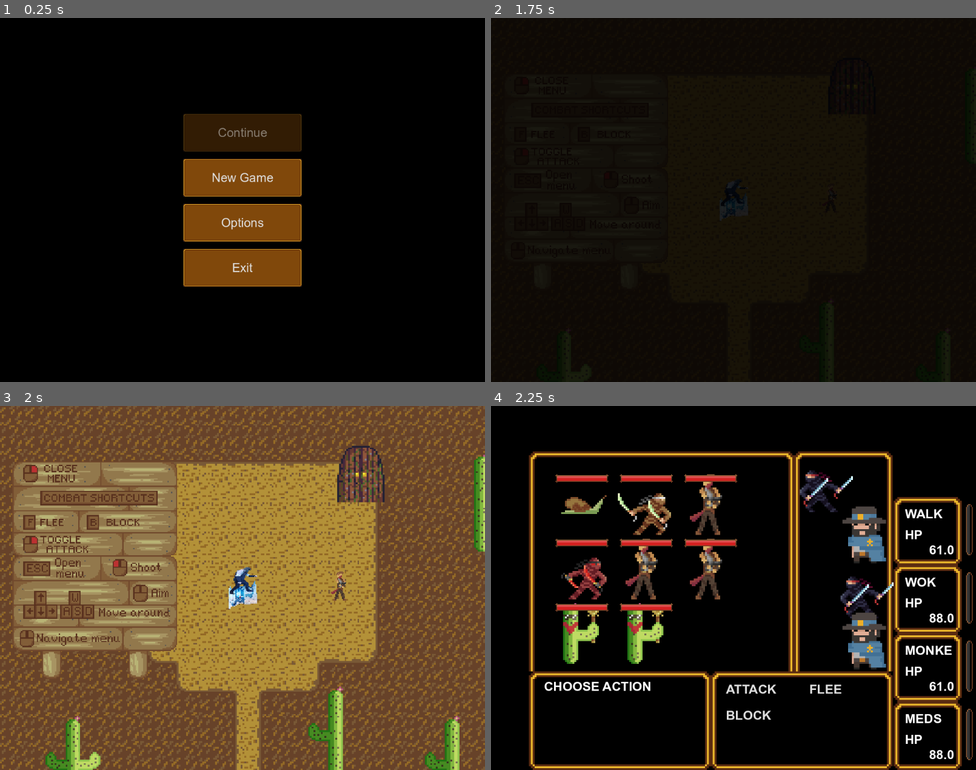
Above: before the commit, frames 1-4 (two rows, left to right).
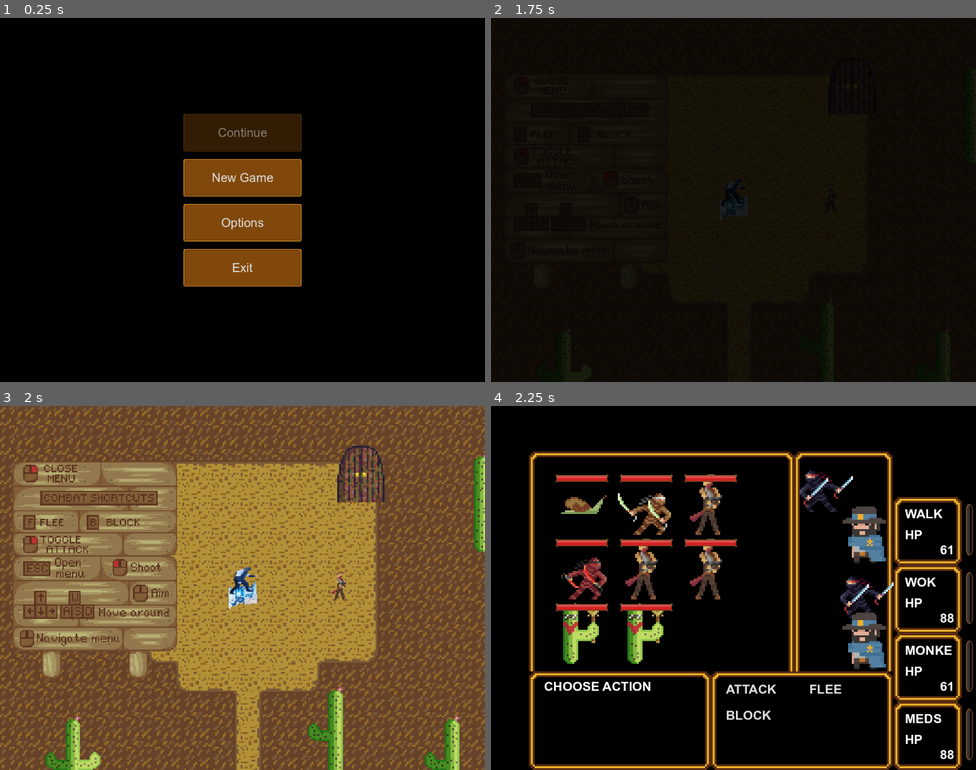
Above: after the commit, the same moments.

Repository: MichalKrzyzanowski/west-life-fantasy-godot-port
Game: Godot game, scene res://ui/main_menu/main_menu.tscn
Two runs of this game, one before a commit and one after it. Both use one fixed random seed, a clock stepped at 60 frames per second and the inputs below.
Inputs (mouse positions are in pixels of both pictures, inside the frame that each line leads up to):
- Up to frame 1 (0.25 s): no input
- Up to frame 2 (1.75 s): click "New Game" at 0.5 s; click "Continue" at 1.25 s
- Up to frame 3 (2 s): no input
- Up to frame 4 (2.25 s): tap Enter at 2 s; move the mouse to (840, 569) at 2.02 s; hold D (right) from 2.03 s (still down); tap 1 at 2.1 s; click (840, 569) at 2.17 s

Frames 1-3 are identical in both runs. In frame 4, 0.3% of the frame differs, in the area x 90-96%, y 38-97%.

Commit message:
- updated entity_properties resource: 	- added party index var and saving/load of gear_ids using 	  get_gear_ids() method 		- used to load currently equipped gear 	- added logic for loading currently equipped gear - updated combat_stats resource: 	- converted hp var to int type 	- updated init method to allow option to reset all default 	  variables to 0 e.g. max_level defaults to 9999 	  	- mainly used for items 	- updated save method to properly save extra_level_up_gains dict 		- previously, values of dict, which were of type 		  CombatStats failed to save correctly - general changes: 	- updated all item resources' _init method to incorporate new 	  combat_stats init method changes 	- updated save method of consumable & gear resources to 	  correctly save item stats - updated inventory_manager singleton: 	- added save & load methods - updated inventory resource: 	- added save & load method - updated party_manager singleton: 	- gil is now saved & loaded

Diff:
--- a/entities/common/entity/entity_properties.gd
+++ b/entities/common/entity/entity_properties.gd
@@ -25,6 +25,13 @@
 # public vars
 
 # private vars
+## index in party array.
+## -1 means entity is not part of a party
+var _party_index: int = -1
+## gear ids, used for loading correct equipment.
+## -1 means no gear equipped
+var _weapon_id: int = -1
+var _armour_id: int = -1
 
 # @onready vars
 
@@ -50,6 +57,8 @@
 	return {
 		"name": name,
 		"texture_path": texture.resource_path,
+		"party_index": _party_index,
+		"gear_ids": get_gear_ids(),
 		"combat_stats": stats.save(),
 	}
 
@@ -58,7 +67,17 @@
 func load(data: Dictionary) -> void:
 	name = data["name"]
 	texture = ResourceLoader.load(data["texture_path"])
+	_party_index = data["party_index"]
 	stats.load(data["combat_stats"])
+
+	# load equipped gear
+	if _party_index < 0:
+		return
+
+	var party_inventory: Inventory = InventoryManager.get_party_inventory(_party_index)
+	for gear_id: int in data["gear_ids"]:
+		if party_inventory.has_item(gear_id):
+			equip_gear(party_inventory.get_item(gear_id))
 
 
 ## restored hp to full and sets has_hp_depleted = true
@@ -117,6 +136,13 @@
 	on_gear_changed.emit()
 
 
+func equip_gear(gear: Gear) -> void:
+	if gear.type == "weapon":
+		change_weapon(gear)
+	elif gear.type == "armour":
+		change_armour(gear)
+
+
 ## unequip gear with matching [param gear_id]
 func unequip_gear(gear_id: int) -> void:
 	if weapon && weapon.id == gear_id:
@@ -141,6 +167,14 @@
 	return gear_ids
 
 
+func set_party_index(index: int) -> void:
+	_party_index = index
+
+
+func get_party_index() -> int:
+	return _party_index
+
+
 ## returns true if entity is alive
 func is_alive() -> bool:
 	return hp() > 0
--- a/entities/common/stats/combat_stats.gd
+++ b/entities/common/stats/combat_stats.gd
@@ -80,7 +80,7 @@
 	set = set_xp
 
 # current hp, character dies if hp reaches 0
-var hp: float:
+var hp: int:
 	set = set_hp
 
 # xp required for the next level
@@ -94,9 +94,16 @@
 
 
 ## stats initializer
-func init() -> void:
+func init(reset_default_stats: bool = false) -> void:
 	# TODO: update to _init after godot engine changes
 	print("init stats")
+	# set stat value to 0 of stats that have non 0 defaults e.g. max_level.
+	# mainly used for items and extra level up gains that requires all stats to be 0
+	# except explicitly set stats
+	if reset_default_stats:
+		max_level = 0
+		required_xp = 0
+
 	# fully heals character
 	if config_restore_hp:
 		hp = max_hp
@@ -126,7 +133,7 @@
 
 
 ## hp setter, emits [CombatStats.on_hp_changed]
-func set_hp(new_hp: float) -> void:
+func set_hp(new_hp: int) -> void:
 	if has_hp_depleted:
 		return
 
@@ -155,7 +162,6 @@
 		return
 
 	level += 1
-	# TODO: call extra level up gains here
 	if extra_level_up_gains.has(level):
 		print("extra level up gains at level %d" % level)
 		add(extra_level_up_gains[level])
@@ -171,7 +177,6 @@
 
 ## addition method, since gdscript does not
 ## support operator overloading
-# TODO: rework this method, very buggy and static, needs to be more dynamic
 func add(stats: CombatStats) -> void:
 	hp += stats.hp
 	scaler_hp += stats.scaler_hp
@@ -193,7 +198,7 @@
 
 ## saves data as dictionary for JSON format
 func save() -> Dictionary:
-	return {
+	var dict: Dictionary = {
 		"max_hp": max_hp,
 		"hp": hp,
 		"scaler_hp": scaler_hp,
@@ -208,8 +213,17 @@
 		"allow_hp_overlimit": config_allow_hp_overlimit,
 		"restore_hp": config_restore_hp,
 		"gil_level_cost": gil_level_cost,
-		"extra_level_up_gains": extra_level_up_gains,
+		"gil_value": gil_value,
 	}
+
+	# convert value of extra_level_up_gains dict to dict format
+	var gains_dict: Dictionary = {}
+	for key: int in extra_level_up_gains:
+		gains_dict[key] = extra_level_up_gains[key].save()
+
+	dict["extra_level_up_gains"] = gains_dict
+
+	return dict
 
 
 ## load data from JSON savefile
@@ -226,6 +240,7 @@
 func load_extra_level_up_gains(data: Dictionary) -> void:
 	for key: String in data.keys():
 		var stats: CombatStats = CombatStats.new()
+		stats.init(true)
 		stats.gil_level_cost = 0
 		stats.load(data[key])
 		extra_level_up_gains[key.to_int()] = stats
--- a/items/common/consumable.gd
+++ b/items/common/consumable.gd
@@ -20,8 +20,9 @@
 
 
 # _init
-# func _init() -> void:
-# 	pass
+func _init(new_item_action_name: String = "") -> void:
+	stats.init(true)
+	super(new_item_action_name)
 
 
 # _enter_tree
@@ -38,6 +39,13 @@
 
 
 # public methods
+func save() -> Dictionary:
+	var dict: Dictionary = super()
+	dict["stats"] = stats.save()
+
+	return dict
+
+
 func load(data: Dictionary) -> void:
 	super(data)
 	if data.has("stats"):
--- a/items/common/gear.gd
+++ b/items/common/gear.gd
@@ -21,8 +21,9 @@
 
 
 # _init
-# func _init() -> void:
-# 	pass
+func _init(new_item_action_name: String = "") -> void:
+	stats.init(true)
+	super(new_item_action_name)
 
 
 # _enter_tree
@@ -39,6 +40,13 @@
 
 
 # public methods
+func save() -> Dictionary:
+	var dict: Dictionary = super()
+	dict["stats"] = stats.save()
+
+	return dict
+
+
 func load(data: Dictionary) -> void:
 	super(data)
 	if data.has("stats"):
@@ -68,13 +76,13 @@
 
 ## actions
 func _action_equip_weapon(entity: EntityProperties) -> int:
-	printerr("equiping weapon...")
+	print("equiping weapon...")
 	entity.change_weapon(self)
 	return 2
 
 
 func _action_equip_armour(entity: EntityProperties) -> int:
-	printerr("equiping armour...")
+	print("equiping armour...")
 	entity.change_armour(self)
 	return 2
 
--- a/project.godot
+++ b/project.godot
@@ -18,10 +18,10 @@
 
 [autoload]
 
-PartyManager="*res://singletons/party_manager.gd"
 SaveManager="*res://singletons/save_manager.gd"
 ItemDatabase="*res://singletons/item_database.gd"
 InventoryManager="*res://singletons/inventory_manager.gd"
+PartyManager="*res://singletons/party_manager.gd"
 
 [debug]
 
--- a/scenes/town/town_map.tscn
+++ b/scenes/town/town_map.tscn
@@ -9,6 +9,7 @@
 [ext_resource type="PackedScene" uid="uid://dujvgle5ockxo" path="res://scenes/common/transition_area/transition_area.tscn" id="7_4sy1f"]
 [ext_resource type="PackedScene" uid="uid://dkuaoj8xwwbnn" path="res://ui/shops/common/shop_entrance.tscn" id="8_r1ji4"]
 [ext_resource type="PackedScene" uid="uid://sjvoob1yswme" path="res://ui/shops/common/shop_legacy.tscn" id="9_t1mmq"]
+[ext_resource type="Script" uid="uid://7kc40c7xb0i6" path="res://items/common/item.gd" id="10_djvth"]
 [ext_resource type="Script" uid="uid://c58mgmklnekfj" path="res://entities/common/entity/entity_properties.gd" id="10_es22g"]
 [ext_resource type="Script" uid="uid://bgb0k3xdll7wc" path="res://ui/camp_menu/inventory/common/inventory.gd" id="11_mxww1"]
 [ext_resource type="PackedScene" uid="uid://yuw0j5pyam6n" path="res://ui/shops/common/clinic.tscn" id="12_mxww1"]
@@ -31,7 +32,7 @@
 [sub_resource type="Resource" id="Resource_i4tin"]
 script = ExtResource("11_mxww1")
 party = Array[ExtResource("10_es22g")]([])
-inventory = {}
+inventory = Dictionary[int, ExtResource("10_djvth")]({})
 metadata/_custom_type_script = "uid://bgb0k3xdll7wc"
 
 [node name="TownMap" type="Node2D" groups=["persist"]]
--- a/singletons/inventory_manager.gd
+++ b/singletons/inventory_manager.gd
@@ -33,8 +33,7 @@
 
 
 func _ready() -> void:
-	print("ids")
-	print(ItemDatabase.get_ids())
+	add_to_group("persist")
 
 
 # remaining builtins e.g. _process, _input
@@ -91,6 +90,34 @@
 		i.add_item(22)
 
 
+func save() -> Dictionary:
+	var dict: Dictionary = {
+		"name": name,
+		"parent": get_parent().get_path(),
+		"consumables": consumables_inventory.save(),
+	}
+
+	var party_inv_dict: Dictionary = {}
+	for i: int in _party_inventories.size():
+		party_inv_dict[i] = _party_inventories[i].save()
+
+	dict["party_inventories"] = party_inv_dict
+	return dict
+
+
+func load(data: Dictionary) -> void:
+	consumables_inventory.load(data["consumables"])
+	for dict: Dictionary in data["party_inventories"].values():
+		var new_inventory: Inventory = Inventory.new()
+		new_inventory.load(dict)
+		add_party_inventory(new_inventory)
+	# for item in data["party_data"]:
+	# 	var entity_props := EntityProperties.new()
+	# 	entity_props.stats = CombatStats.new()
+	# 	entity_props.load(item)
+	# 	add_member(entity_props)
+
+
 # private methods
 func _inventory_exists(index: int) -> bool:
 	return index < _party_inventories.size()
--- a/singletons/party_manager.gd
+++ b/singletons/party_manager.gd
@@ -54,6 +54,7 @@
 # public methods
 ## add member_data to party array
 func add_member(entity_data: EntityProperties) -> void:
+	entity_data.set_party_index(party.size())
 	party.append(entity_data)
 
 
@@ -81,6 +82,7 @@
 		"name": name,
 		"parent": get_parent().get_path(),
 		"party_data": party.map(func(a): return a.save()),
+		"gil": gil,
 	}
 
 
@@ -90,6 +92,7 @@
 		entity_props.stats = CombatStats.new()
 		entity_props.load(item)
 		add_member(entity_props)
+	gil = data["gil"]
 
 
 # private methods
--- a/ui/camp_menu/inventory/common/inventory.gd
+++ b/ui/camp_menu/inventory/common/inventory.gd
@@ -13,11 +13,18 @@
 
 # @export vars
 @export var party: Array[EntityProperties]
-@export var inventory: Dictionary = {}
+@export var inventory: Dictionary[int, Item] = {}
 
 # public vars
 
 # private vars
+# TODO: think of moving to item utility class
+var _item_type_callbacks: Dictionary = {
+	"consumable": func() -> Consumable: return Consumable.new("consume"),
+	"gear": func() -> Gear: return Gear.new(),
+	"weapon": func() -> Gear: return Gear.new("equip_weapon"),
+	"armour": func() -> Gear: return Gear.new("equip_armour"),
+}
 
 # @onready vars
 
@@ -167,6 +174,34 @@
 	return inventory.has(id)
 
 
+func save() -> Dictionary:
+	var dict: Dictionary = {}
+
+	for id: int in inventory.keys():
+		dict[id] = inventory[id].save()
+
+	return {
+		"inventory": dict
+	}
+
+
+func load(data: Dictionary) -> void:
+	for item_data: Dictionary in data["inventory"].values():
+		# TODO: think of moving below logic to item utility class
+		var item: Item
+		if !item_data.has("type") || !_item_type_callbacks.has(item_data["type"]):
+			item = Item.new()
+			item.load(item_data)
+			item.update_item_action()
+			inventory[item.id] = item
+			continue
+
+		item = _item_type_callbacks[item_data["type"]].call()
+		item.load(item_data)
+		item.update_item_action()
+		inventory[item.id] = item
+
+
 # private methods
 
 
--- a/ui/character_select/party_select.tscn
+++ b/ui/character_select/party_select.tscn
@@ -28,6 +28,7 @@
 max_level = 9999
 xp_drop = 0
 gil_drop = 0
+gil_value = 0
 gil_level_cost = 25
 
 [sub_resource type="Resource" id="Resource_0o63n"]
@@ -52,6 +53,7 @@
 max_level = 9999
 xp_drop = 0
 gil_drop = 0
+gil_value = 0
 gil_level_cost = 25
 
 [sub_resource type="Resource" id="Resource_7shgr"]
@@ -76,6 +78,7 @@
 max_level = 9999
 xp_drop = 0
 gil_drop = 0
+gil_value = 0
 gil_level_cost = 25
 
 [sub_resource type="Resource" id="Resource_5qyd0"]
@@ -100,6 +103,7 @@
 max_level = 9999
 xp_drop = 0
 gil_drop = 0
+gil_value = 0
 gil_level_cost = 25
 
 [sub_resource type="Resource" id="Resource_6hljy"]
@@ -124,6 +128,7 @@
 max_level = 9999
 xp_drop = 0
 gil_drop = 0
+gil_value = 0
 gil_level_cost = 25
 
 [sub_resource type="Resource" id="Resource_xdaxu"]
@@ -148,6 +153,7 @@
 max_level = 9999
 xp_drop = 0
 gil_drop = 0
+gil_value = 0
 gil_level_cost = 25
 
 [sub_resource type="Resource" id="Resource_kpd14"]
@@ -172,6 +178,7 @@
 max_level = 9999
 xp_drop = 0
 gil_drop = 0
+gil_value = 0
 gil_level_cost = 25
 
 [sub_resource type="Resource" id="Resource_dajxt"]
@@ -196,6 +203,7 @@
 max_level = 9999
 xp_drop = 0
 gil_drop = 0
+gil_value = 0
 gil_level_cost = 25
 
 [sub_resource type="Resource" id="Resource_3f68p"]
@@ -220,6 +228,7 @@
 max_level = 9999
 xp_drop = 0
 gil_drop = 0
+gil_value = 0
 gil_level_cost = 25
 
 [sub_resource type="Resource" id="Resource_b26ce"]
@@ -244,6 +253,7 @@
 max_level = 9999
 xp_drop = 0
 gil_drop = 0
+gil_value = 0
 gil_level_cost = 25
 
 [sub_resource type="Resource" id="Resource_vdko6"]
@@ -268,6 +278,7 @@
 max_level = 9999
 xp_drop = 0
 gil_drop = 0
+gil_value = 0
 gil_level_cost = 25
 
 [sub_resource type="Resource" id="Resource_811ui"]
@@ -292,6 +303,7 @@
 max_level = 9999
 xp_drop = 0
 gil_drop = 0
+gil_value = 0
 gil_level_cost = 25
 
 [sub_resource type="Resource" id="Resource_kwnml"]
@@ -316,6 +328,7 @@
 max_level = 9999
 xp_drop = 0
 gil_drop = 0
+gil_value = 0
 gil_level_cost = 25
 
 [sub_resource type="Resource" id="Resource_cmqhj"]
@@ -340,6 +353,7 @@
 max_level = 9999
 xp_drop = 0
 gil_drop = 0
+gil_value = 0
 gil_level_cost = 25
 
 [sub_resource type="Resource" id="Resource_cw7yw"]
@@ -364,6 +378,7 @@
 max_level = 9999
 xp_drop = 0
 gil_drop = 0
+gil_value = 0
 gil_level_cost = 25
 
 [sub_resource type="Resource" id="Resource_irwih"]
@@ -388,6 +403,7 @@
 max_level = 9999
 xp_drop = 0
 gil_drop = 0
+gil_value = 0
 gil_level_cost = 25
 
 [sub_resource type="Resource" id="Resource_vu75b"]
--- a/ui/shops/common/clinic.tscn
+++ b/ui/shops/common/clinic.tscn
@@ -191,7 +191,7 @@
 layout_mode = 1
 anchors_preset = -1
 anchor_left = 0.800293
-anchor_top = 0.845052
+anchor_top = 0.800781
 anchor_right = 0.887207
 anchor_bottom = 0.800781
 offset_left = -35.5
--- a/ui/shops/common/shop.tscn
+++ b/ui/shops/common/shop.tscn
@@ -1,9 +1,10 @@
-[gd_scene load_steps=10 format=3 uid="uid://da3fnqeol8pr3"]
+[gd_scene load_steps=11 format=3 uid="uid://da3fnqeol8pr3"]
 
 [ext_resource type="Script" uid="uid://cv4xgky5sgdrf" path="res://ui/shops/common/shop.gd" id="1_eb1bs"]
 [ext_resource type="Texture2D" uid="uid://4tgxvu4fo1h1" path="res://ui/common/sprite/text_box.png" id="1_haqqc"]
 [ext_resource type="FontFile" uid="uid://duujn5vjqjbyi" path="res://ui/common/font/arialbd.ttf" id="2_1swlb"]
 [ext_resource type="Script" uid="uid://c58mgmklnekfj" path="res://entities/common/entity/entity_properties.gd" id="2_i4tin"]
+[ext_resource type="Script" uid="uid://7kc40c7xb0i6" path="res://items/common/item.gd" id="2_x620k"]
 [ext_resource type="PackedScene" uid="uid://d2bhbuwxh85sr" path="res://ui/camp_menu/inventory/common/inventory_gui.tscn" id="3_1swlb"]
 [ext_resource type="Script" uid="uid://bgb0k3xdll7wc" path="res://ui/camp_menu/inventory/common/inventory.gd" id="3_x620k"]
 [ext_resource type="Theme" uid="uid://pqyn725r5mhs" path="res://ui/common/theme/empty_button.tres" id="6_q6641"]
@@ -12,7 +13,7 @@
 [sub_resource type="Resource" id="Resource_i4tin"]
 script = ExtResource("3_x620k")
 party = Array[ExtResource("2_i4tin")]([])
-inventory = {}
+inventory = Dictionary[int, ExtResource("2_x620k")]({})
 metadata/_custom_type_script = "uid://bgb0k3xdll7wc"
 
 [node name="Shop" type="Control"]
Not shown: 1 places in scenes/town/town_map.tscn that only renumber resources
Not shown, changed: other/tasks
